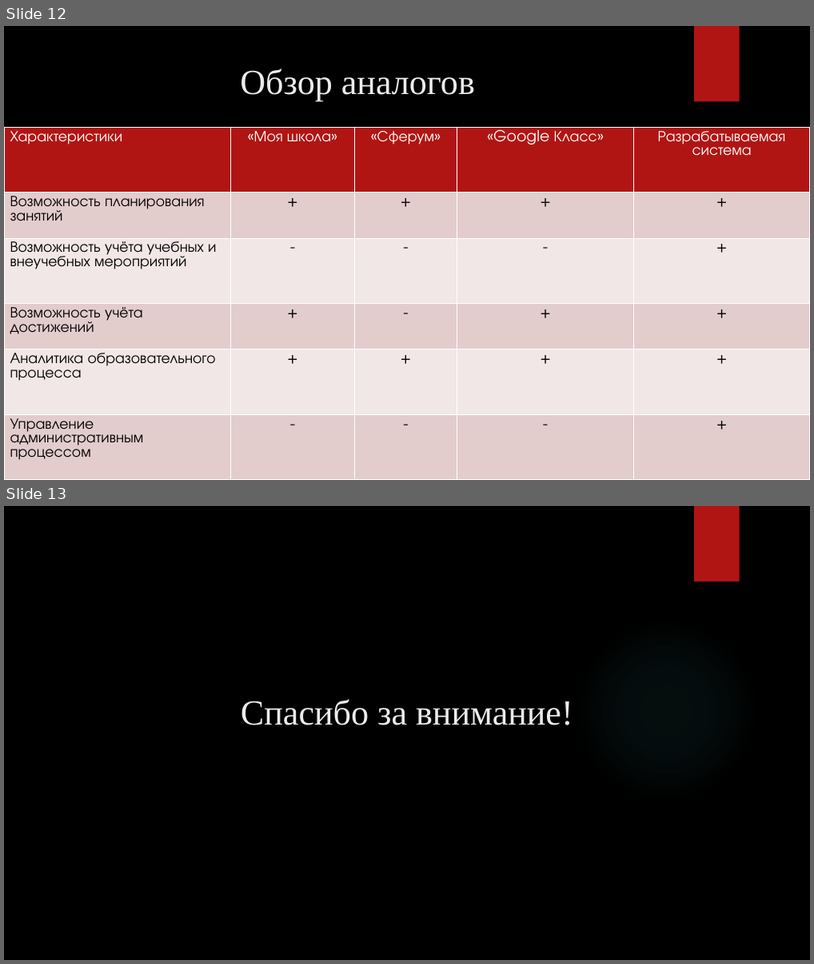
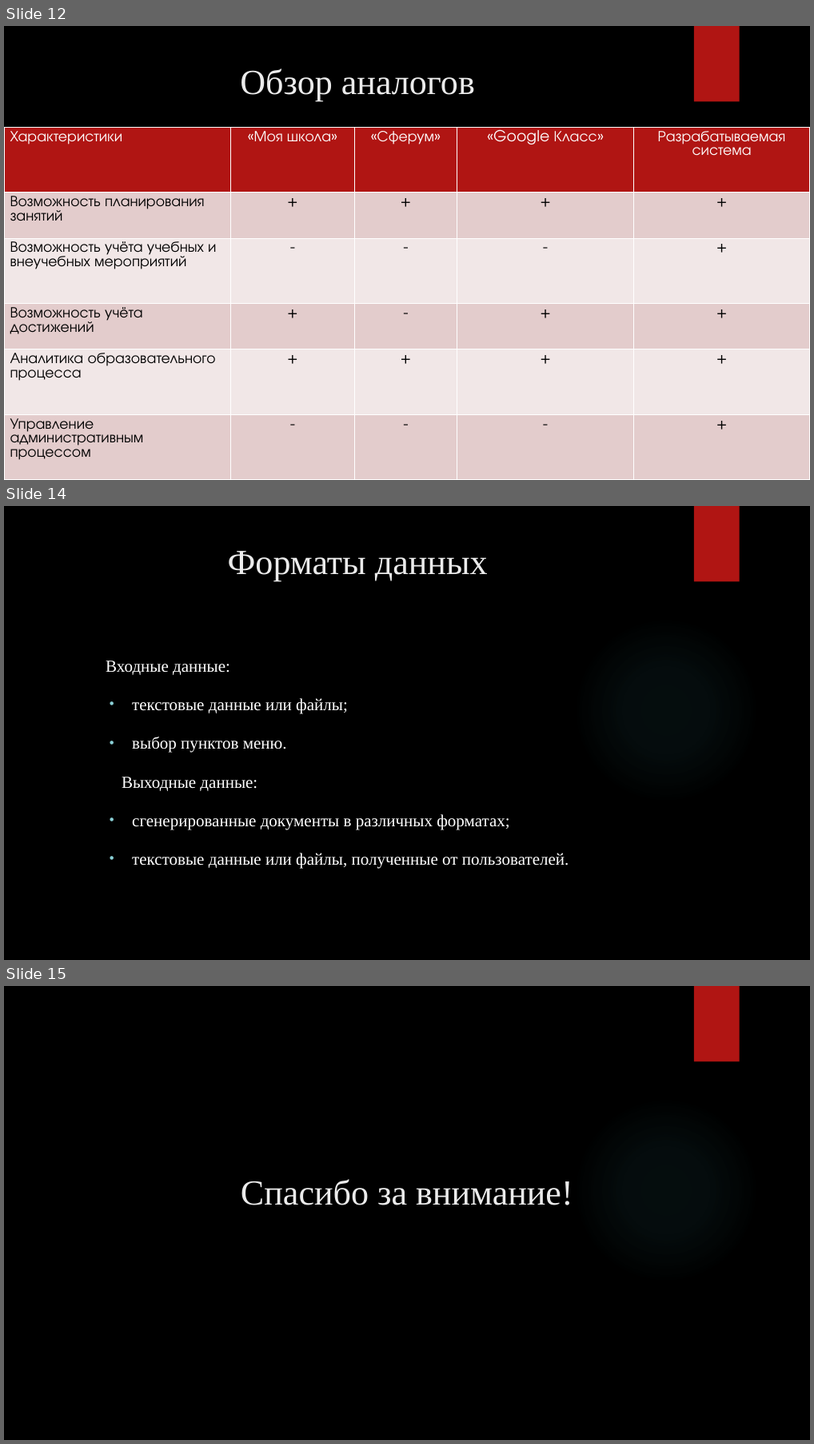
Before and after one commit to RAdKuzur/ASTU, a slide deck: Дипломная работа/Предзащита.pptx. Shown one above the other, each under a label of ours: slides 12 and 13 before the commit, slides 12, 14 and 15 after it; the slides between them are not shown. The pictures are 814x964 and 814x1444 pixels, drawn with LibreOffice and Linux fonts; fonts in the diff are those of the drawing; background and template pictures are left out. Boxes give left, top, right and bottom in pixels: in the first picture for what was removed or moved away, otherwise in the second. Text is boxed around its words. In the diff, an @@ line names an element or a change of style, - is before the commit and + after.

```diff
--- a/Дипломная работа/Предзащита.pptx
+++ b/Дипломная работа/Предзащита.pptx
@@ slide 14 added at (4, 506, 810, 960), background picture (left out); not listed: 2 template elements that a slide beside it also shows @@
@@ title added at (228, 551, 488, 581), 42 pt, text #EBEBEB @@
+Форматы данных
@@ text added at (106, 660, 570, 868), 20 pt, text #FFFFFF @@
+Входные данные:
+  • текстовые данные или файлы;
+  • выбор пунктов меню.
+Выходные данные:
+  • сгенерированные документы в различных форматах;
+  • текстовые данные или файлы, полученные от пользователей.
@@ what was slide 13 is now slide 15 @@
```
Also in this commit, not shown: 2 slides changed, 1 other slide added, 3 other files.
